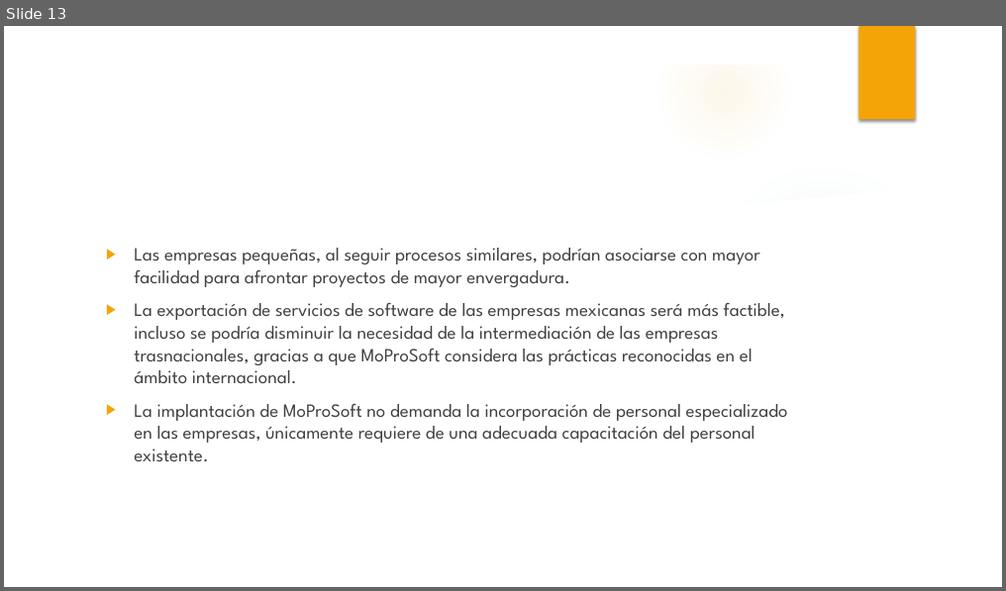
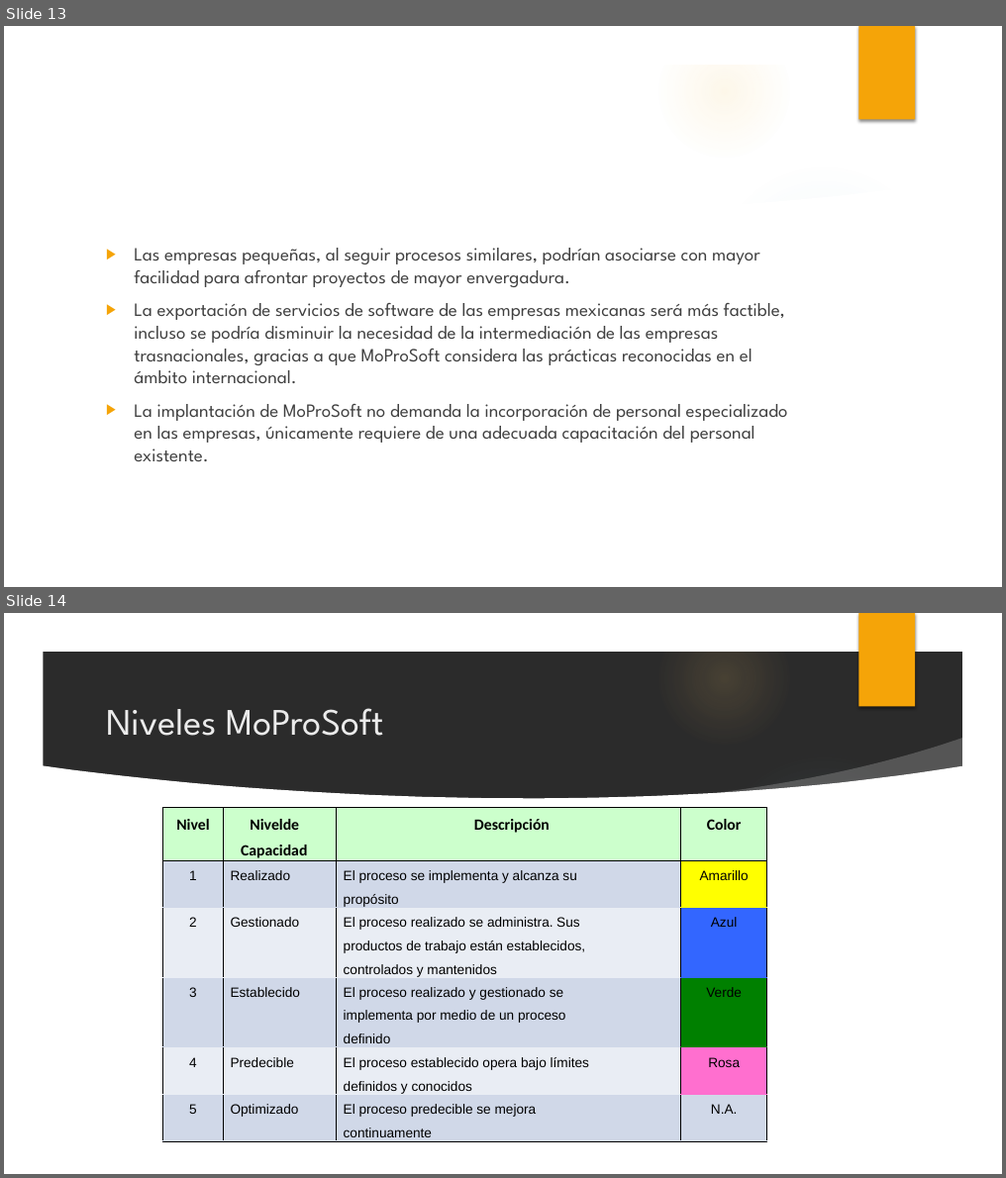
Before and after one commit to JulianAguilar/Equipo6AdminProy, a slide deck: Clase/Exposiciones/MoProSoft.pptx. Shown one above the other, each under a label of ours: slide 13 before the commit, slides 13 and 14 after it. The pictures are 1006x591 and 1006x1178 pixels, drawn with LibreOffice and Linux fonts; fonts in the diff are those of the drawing; background and template pictures are left out; a plain dark background stands for a picture behind light text. Boxes give left, top, right and bottom in pixels: in the first picture for what was removed or moved away, otherwise in the second. Text is boxed around its words. In the diff, an @@ line names an element or a change of style, - is before the commit and + after.

Commit message:
Exposicion

```diff
--- a/Clase/Exposiciones/MoProSoft.pptx
+++ b/Clase/Exposiciones/MoProSoft.pptx
@@ slide 14 added at (4, 613, 1002, 1174), background picture (left out); not listed: 10 template elements that a slide beside it also shows @@
@@ title added at (106, 708, 384, 736), 36 pt, text #EBEBEB @@
+Niveles MoProSoft
@@ table added at (163, 808, 767, 1143), 15 rows, 4 columns @@
+Nivel | Nivelde | Descripción | Color
+ | Capacidad |  | 
+1 | Realizado | El proceso se implementa y alcanza su | Amarillo
+ |  | propósito | 
+2 | Gestionado | El proceso realizado se administra. Sus | Azul
+ |  | productos de trabajo están establecidos, | 
+ |  | controlados y mantenidos | 
+3 | Establecido | El proceso realizado y gestionado se | Verde
+ |  | implementa por medio de un proceso | 
+ |  | definido | 
+4 | Predecible | El proceso establecido opera bajo límites | Rosa
+ |  | definidos y conocidos | 
+5 | Optimizado | El proceso predecible se mejora | N.A.
+ |  | continuamente | 
+ |  |  | 
```
